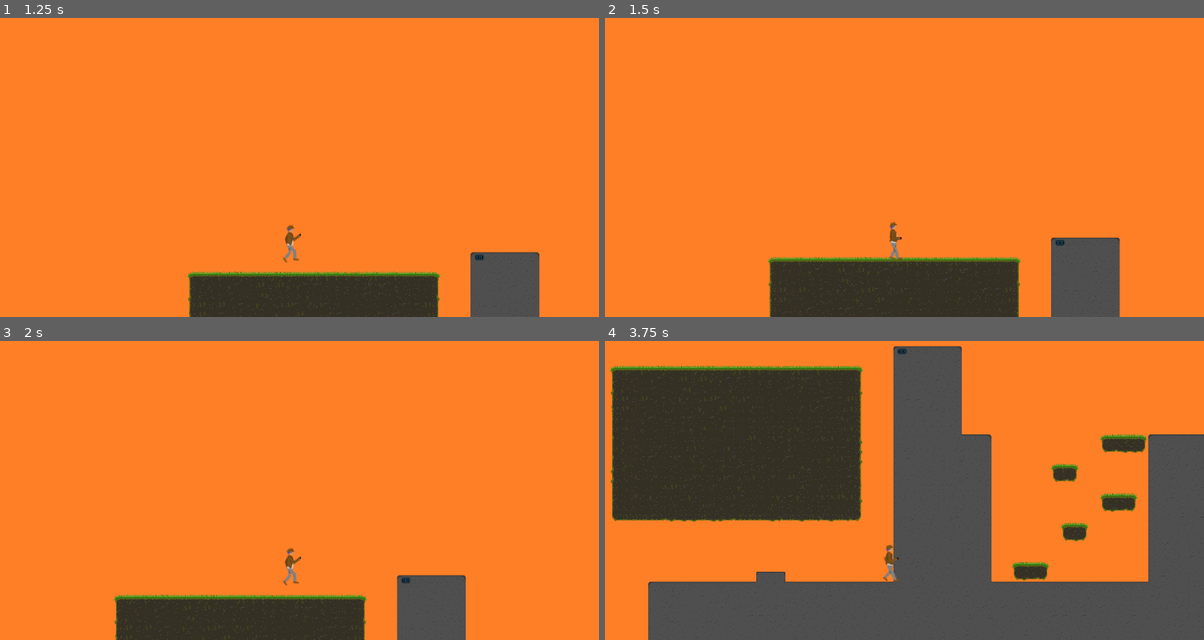
Above: before the commit, frames 1-4 (two rows, left to right).
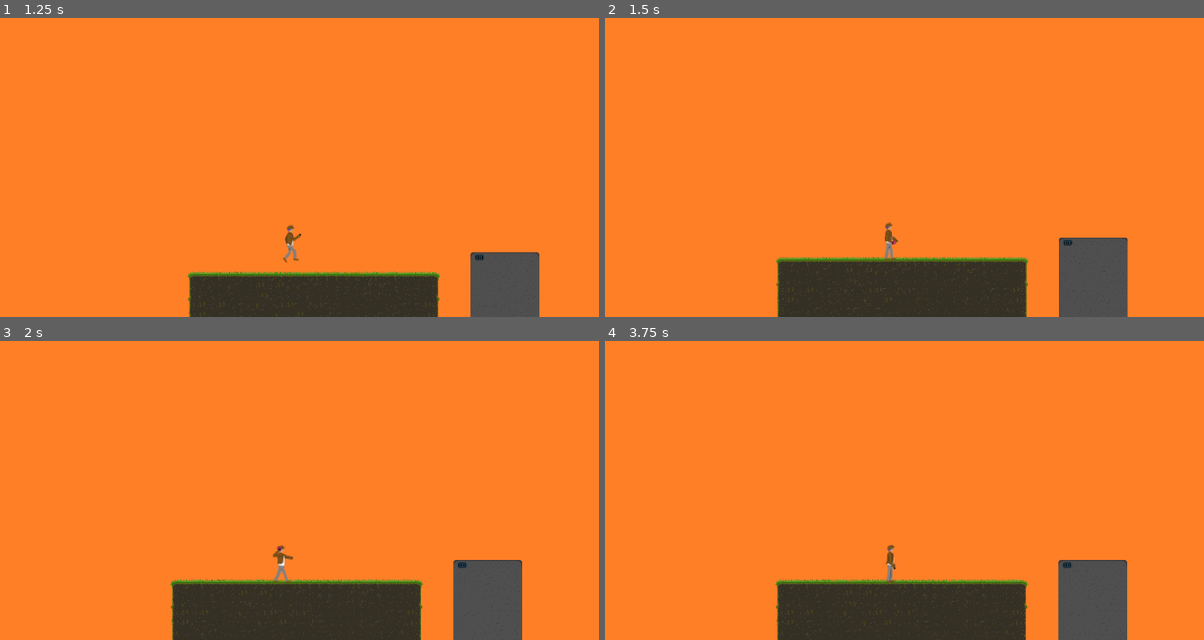
Above: after the commit, the same moments.

Repository: Pfeifenreiniger/NeonRelic
Game: Godot game, scene res://scenes/levels/test_level/test_level.tscn
Two runs of this game, one before a commit and one after it. Both use one fixed random seed, a clock stepped at 60 frames per second and the inputs below.
Inputs:
- Up to frame 1 (1.25 s): tap Enter (ingame_climb_up_ledge) at 0.5 s; hold Right (ingame_move_right) from 0.53 s (still down); hold S (ingame_duck) from 0.53 s (still down); tap W (ingame_jump) at 0.77, 1.07 s; tap Space (ingame_whip_attack, bound only after the commit) at 0.8 s
- Up to frame 2 (1.5 s): keep holding Right (ingame_move_right); release S (ingame_duck) at 1.28 s; tap Space (ingame_whip_attack, bound only after the commit) at 1.35 s
- Up to frame 3 (2 s): keep holding Right (ingame_move_right); tap W (ingame_jump) at 1.52, 1.55, 1.82 s
- Up to frame 4 (3.75 s): release Right (ingame_move_right) at 2.03 s; hold A (ingame_move_left) 2.03-2.78 s; hold W (ingame_jump) 2.03-2.78 s; tap S (ingame_duck) at 2.3, 2.85 s; hold Right (ingame_move_right) from 2.78 s (still down); tap W (ingame_jump) at 3.02, 3.32 s; tap Space (ingame_whip_attack, bound only after the commit) at 3.05 s; hold Space (ingame_whip_attack, bound only after the commit) from 3.53 s (still down)

Frame 1 is identical in both runs. In frame 2, 2.0% of the frame differs, in the area x 27-88%, y 68-100%; in frame 3, 9.7%; in frame 4, 56%, in the area x 0-100%, y 1-100%.

Commit message:
added attack animations and whip attack charge logic

Diff:
--- a/project.godot
+++ b/project.godot
@@ -52,6 +52,11 @@
 "events": [Object(InputEventKey,"resource_local_to_scene":false,"resource_name":"","device":-1,"window_id":0,"alt_press …(182 unchanged characters)…
 ]
 }
+ingame_whip_attack={
+"deadzone": 0.5,
+"events": [Object(InputEventKey,"resource_local_to_scene":false,"resource_name":"","device":-1,"window_id":0,"alt_pressed":false,"shift_pressed":false,"ctrl_pressed":false,"meta_pressed":false,"pressed":false,"keycode":0,"physical_keycode":32,"key_label":0,"unicode":32,"echo":false,"script":null)
+]
+}
 
 [layer_names]
 
--- a/scenes/entities/player/player.gd
+++ b/scenes/entities/player/player.gd
@@ -16,12 +16,18 @@
 var BASE_GRAVITY = ProjectSettings.get_setting("physics/2d/default_gravity")
 var current_gravity = BASE_GRAVITY
 
-#---player y-movement properties---#
+# player movement properties
 var to_duck:bool = false
 var is_duck:bool = false
 var will_duck:bool = false
 var is_jumping:bool = false
 var is_falling:bool = false
+var is_attacking:bool = false
+
+# ledge climbing properties
+@onready var ledge_climb_area:Area2D = $LedgeClimbArea
+var current_ledge_to_climb_area:Area2D = null
+var is_climbing_ledge:bool = false
 
 
 ###------ANIMATION RELATED PROPERTIES------###
@@ -42,10 +48,10 @@
 var hit_box_y_reduced:float = 12
 
 
-###------OTHER PROPERTIES------###
-@onready var ledge_climb_area:Area2D = $LedgeClimbArea
-var current_ledge_to_climb_area:Area2D = null
-var is_climbing_ledge:bool = false
+###------ATTACKING RELATED PROPERTIES------###
+@onready var weapon_handler:Node = $PlayerWeaponHandler
+var can_whip_attack_charge:bool = true
+
 
 func _ready():
 	# set up animations
@@ -58,7 +64,6 @@
 	ledge_climb_area.area_exited.connect(on_ledge_area_exited)
 
 
-
 func _process(_delta):
 	# check if player released ducking key
 	controls_handler.check_player_duck_key_input_status()
@@ -68,8 +73,8 @@
 
 
 func _physics_process(delta):
-	# move player
-	controls_handler.move(delta)
+	# check for player key inputs and move player
+	controls_handler.check_ingame_control_key_inputs(delta)
 
 
 func resize_hit_box(to_full:bool=false, reduce:bool=false):
@@ -81,6 +86,8 @@
 		hit_box.shape.set_height(hit_box_height_reduced)
 
 
+###----------CONNECTED SIGNALS----------###
+
 func on_ledge_area_entered(area):
 	if "ledge_to_climb" in area:
 		current_ledge_to_climb_area = area
--- a/scenes/entities/player/player.tscn
+++ b/scenes/entities/player/player.tscn
@@ -11,6 +11,7 @@
 [ext_resource type="Texture2D" uid="uid://c1c1sroql3eoe" path="res://scenes/entities/player/sprites/duck_left/duck_left_f3.png" id="4_g7776"]
 [ext_resource type="Texture2D" uid="uid://df5wqpmhfkwlo" path="res://scenes/entities/player/sprites/run_left/run_left_f4.png" id="4_sxs0h"]
 [ext_resource type="Texture2D" uid="uid://dwfnrulsc6tqc" path="res://scenes/entities/player/sprites/climb_up_ledge_left/climb_up_ledge_left_f1.png" id="4_tyi1g"]
+[ext_resource type="PackedScene" uid="uid://db8f531m7stmm" path="res://scenes/entities/player/player_weapon_handler.tscn" id="4_x6e0m"]
 [ext_resource type="Texture2D" uid="uid://b4yy7fo7v63dm" path="res://scenes/entities/player/sprites/run_left/run_left_f5.png" id="5_4fslw"]
 [ext_resource type="Texture2D" uid="uid://ddtgfg3bgti44" path="res://scenes/entities/player/sprites/duck_left/duck_left_f4.png" id="5_gt8rc"]
 [ext_resource type="Texture2D" uid="uid://b8jjd03gpgmtw" path="res://scenes/entities/player/sprites/climb_up_ledge_left/climb_up_ledge_left_f2.png" id="5_kt4qv"]
@@ -544,6 +545,8 @@
 
 [node name="PlayerAnimationsHandler" parent="." instance=ExtResource("3_8ebf5")]
 
+[node name="PlayerWeaponHandler" parent="." instance=ExtResource("4_x6e0m")]
+
 [node name="HitBox" type="CollisionShape2D" parent="."]
 position = Vector2(0, 4)
 shape = SubResource("CapsuleShape2D_fxymx")
@@ -556,6 +559,4 @@
 
 [node name="Animations" type="AnimatedSprite2D" parent="."]
 sprite_frames = SubResource("SpriteFrames_v81g4")
-animation = &"stand_whip_attack_left_2"
-frame = 5
-frame_progress = 1.0
+animation = &"stand_whip_attack_left_1"
--- a/scenes/entities/player/player_animations_handler.gd
+++ b/scenes/entities/player/player_animations_handler.gd
@@ -1,6 +1,10 @@
 extends Node
 
 @onready var player:CharacterBody2D = get_tree().get_first_node_in_group('player')
+
+
+func _process(_delta):
+	check_player_whip_attack_charge()
 
 
 func select_animation() -> void:
@@ -14,7 +18,7 @@
 		player.animation_frames_forwards = true
 
 
-func climb_up_ledge(direction:String):
+func climb_up_ledge(direction:String) -> void:
 	# tween config
 	var tween = get_tree().create_tween()
 	var animation_duration:float = 0.9
@@ -33,6 +37,15 @@
 
 	tween.tween_property(player, "global_position", Vector2(to_pos_x, to_pos_y), animation_duration)
 
+
+func check_player_whip_attack_charge():
+	if "whip_attack" in player.current_animation:
+		if "1" in player.current_animation:
+			if not player.animations.is_playing():
+				on_animation_finished()
+
+
+###----------CONNECTED SIGNALS----------###
 
 func on_animation_finished():
 	if player.loop_animation:
@@ -72,3 +85,28 @@
 			player.current_animation = "stand_left"
 		else:
 			player.current_animation = "stand_right"
+
+	elif player.is_attacking:
+		# whip attack
+		if "whip_attack" in player.current_animation:
+			var side = ""
+			if "right" in player.current_animation:
+				side = "right"
+			else:
+				side = "left"
+			if "1" in player.current_animation:
+				if not player.weapon_handler.current_weapon.charges_whip_attack:
+					# ToDo: if charge animation was played -> stop it
+					player.current_animation = "stand_whip_attack_%s_2" % side
+					player.animation_to_change = true
+					player.can_whip_attack_charge = false
+					player.weapon_handler.current_weapon.reset_whip_attack_damage()
+				else:
+					player.animations.pause()
+					# ToDo: display charge animation
+			else:
+				player.loop_animation = true
+				player.animation_to_change = true
+				player.current_animation = "stand_%s" % side
+				player.is_attacking = false
+				player.can_whip_attack_charge = true
--- a/scenes/entities/player/player_controls_handler.gd
+++ b/scenes/entities/player/player_controls_handler.gd
@@ -8,54 +8,6 @@
 
 func _ready():
 	jump_button_press_timer.timeout.connect(on_jump_button_press_timer_timeout)
-
-
-func check_player_duck_key_input_status():
-	# check if player does not want to duck anymore
-	if player.direction.x == 0 and Input.is_action_just_released("ingame_duck"):
-		if player.is_duck:
-			player.is_duck = false
-			player.to_duck = true
-			player.resize_hit_box(true, false)
-
-		elif player.to_duck:
-			# play remaining to-duck animation backwards
-			var last_frame:int = player.animations.frame
-			player.animations.stop()
-			player.animations.set_frame(last_frame)
-
-		player.will_duck = false
-		player.loop_animation = false
-		ingame_camera.desc_camera_y_axis = false
-		ingame_camera.asc_camera_y_axis = true
-
-		if "left" in player.current_animation:
-			player.current_animation = "to_duck_left"
-			player.animations.play_backwards(player.current_animation)
-		else:
-			player.current_animation = "to_duck_right"
-			player.animations.play_backwards(player.current_animation)
-
-
-func check_if_player_can_horizontally_move() -> bool:
-	if not player.to_duck and not player.is_duck and not player.is_jumping and not player.is_falling and not player.is_climbing_ledge:
-		return true
-	else:
-		return false
-
-
-func check_if_player_is_vertically_moving() -> bool:
-	if player.is_falling or player.is_jumping:
-		return true
-	else:
-		return false
-
-
-func check_if_player_is_ducking() -> bool:
-	if player.to_duck or player.is_duck:
-		return true
-	else:
-		return false
 
 
 func move_x() -> void:
@@ -114,8 +66,8 @@
 		if player.is_falling:
 			player.is_falling = false
 			player.direction.y = 0
-		# ground-y-movement only possible when player's not currently climbing up a ledge
-		if not player.is_climbing_ledge:
+		# ground-y-movement only possible when player's not currently climbing up a ledge or is attacking
+		if not player.is_climbing_ledge and not player.is_attacking:
 			# player jumping
 			if Input.is_action_pressed("ingame_jump") and not check_if_player_is_ducking():
 				action_input_jump()
@@ -125,10 +77,77 @@
 
 
 func move(delta):
-	action_input_climb_up_ledge()
+	player.move_and_slide()
+
+
+func check_ingame_control_key_inputs(delta):
+	check_input_climb_up_ledge()
+	check_input_whip_attack()
 	move_x()
 	move_y(delta)
-	player.move_and_slide()
+	move(delta)
+
+
+func check_if_player_can_horizontally_move() -> bool:
+	if not player.to_duck and not player.is_duck and not player.is_jumping and not player.is_falling and not player.is_climbing_ledge and not player.is_attacking:
+		return true
+	else:
+		return false
+
+
+func check_if_player_is_vertically_moving() -> bool:
+	if player.is_falling or player.is_jumping:
+		return true
+	else:
+		return false
+
+
+func check_if_player_is_ducking() -> bool:
+	if player.to_duck or player.is_duck:
+		return true
+	else:
+		return false
+
+
+func check_player_duck_key_input_status():
+	# check if player does not want to duck anymore
+	if player.direction.x == 0 and Input.is_action_just_released("ingame_duck"):
+		if player.is_duck:
+			player.is_duck = false
+			player.to_duck = true
+			player.resize_hit_box(true, false)
+
+		elif player.to_duck:
+			# play remaining to-duck animation backwards
+			var last_frame:int = player.animations.frame
+			player.animations.stop()
+			player.animations.set_frame(last_frame)
+
+		player.will_duck = false
+		player.loop_animation = false
+		ingame_camera.desc_camera_y_axis = false
+		ingame_camera.asc_camera_y_axis = true
+
+		if "left" in player.current_animation:
+			player.current_animation = "to_duck_left"
+			player.animations.play_backwards(player.current_animation)
+		else:
+			player.current_animation = "to_duck_right"
+			player.animations.play_backwards(player.current_animation)
+
+
+func action_input_duck():
+	if player.direction.x == 0 and not check_if_player_is_ducking():
+		player.to_duck = true
+		player.will_duck = true
+		if "left" in player.current_animation:
+			player.current_animation = "to_duck_left"
+		else:
+			player.current_animation = "to_duck_right"
+		player.loop_animation = false
+		player.animation_to_change = true
+		ingame_camera.asc_camera_y_axis = false
+		ingame_camera.desc_camera_y_axis = true
 
 
 func action_input_jump():
@@ -145,25 +164,16 @@
 		jump_button_press_timer.start()
 
 
-func action_input_duck():
-	if player.direction.x == 0 and not check_if_player_is_ducking():
-		player.to_duck = true
-		player.will_duck = true
-		if "left" in player.current_animation:
-			player.current_animation = "to_duck_left"
-		else:
-			player.current_animation = "to_duck_right"
-		player.loop_animation = false
-		player.animation_to_change = true
-		ingame_camera.asc_camera_y_axis = false
-		ingame_camera.desc_camera_y_axis = true
+func check_input_climb_up_ledge():
+	if Input.is_action_pressed("ingame_climb_up_ledge"):
+		action_input_climb_up_ledge()
 
 
 func action_input_climb_up_ledge():
 	# if player is currently in an ledge area -> can climb up (if player is facing correct ledge side)
 	if player.current_ledge_to_climb_area != null:
 		if player.ledge_climb_area.overlaps_area(player.current_ledge_to_climb_area):
-			if Input.is_action_pressed("ingame_climb_up_ledge") and not player.is_climbing_ledge and check_if_ledge_side_fits(player.current_ledge_to_climb_area):
+			if not player.is_climbing_ledge and check_if_ledge_side_fits(player.current_ledge_to_climb_area):
 				player.is_jumping = false
 				player.is_falling = false
 				player.is_climbing_ledge = true
@@ -186,6 +196,43 @@
 		return false
 
 
+func check_input_whip_attack():
+	if Input.is_action_pressed("ingame_whip_attack"):
+		if not player.is_attacking:
+			# initial input
+			action_input_init_whip_attack()
+			player.weapon_handler.select_current_weapon("whip")
+		else:
+			if not player.weapon_handler.current_weapon.charges_whip_attack and player.can_whip_attack_charge:
+				player.weapon_handler.current_weapon.charges_whip_attack = true
+				player.can_whip_attack_charge = false
+	else:
+		if player.weapon_handler.current_weapon != null and 'IS_WHIP' in player.weapon_handler.current_weapon:
+			if player.weapon_handler.current_weapon.charges_whip_attack:
+				player.weapon_handler.current_weapon.charges_whip_attack = false
+				player.can_whip_attack_charge = false
+
+
+func action_input_init_whip_attack():
+	if player.is_duck:
+		pass
+		# ToDo: implement player ducking whip attacks
+	else:
+		# do standing whip attack if player's on ground
+		if check_if_player_can_horizontally_move():
+			if not player.is_attacking:
+				player.can_whip_attack_charge = true
+				player.direction.x = 0
+				player.velocity.x = 0
+				player.is_attacking = true
+				player.loop_animation = false
+				player.animation_to_change = true
+				if "right" in player.current_animation:
+					player.current_animation = "stand_whip_attack_right_1"
+				else:
+					player.current_animation = "stand_whip_attack_left_1"
+
+
 ###----------CONNECTED SIGNALS----------###
 
 func on_jump_button_press_timer_timeout():
--- /dev/null
+++ b/scenes/entities/player/player_weapon_handler.gd
@@ -0,0 +1,10 @@
+extends Node
+
+var current_weapon
+
+
+func select_current_weapon(weapon_name:String) -> void:
+	if weapon_name == "whip":
+		current_weapon = $Weapons/Whip
+	else:
+		return
--- /dev/null
+++ b/scenes/entities/player/player_weapon_handler.tscn
@@ -0,0 +1,11 @@
+[gd_scene load_steps=3 format=3 uid="uid://db8f531m7stmm"]
+
+[ext_resource type="PackedScene" uid="uid://cxdgx3ybjqixq" path="res://scenes/weapons/whip/whip.tscn" id="1_1yalu"]
+[ext_resource type="Script" path="res://scenes/entities/player/player_weapon_handler.gd" id="1_x4kyb"]
+
+[node name="PlayerWeaponHandler" type="Node"]
+script = ExtResource("1_x4kyb")
+
+[node name="Weapons" type="Node2D" parent="."]
+
+[node name="Whip" parent="Weapons" instance=ExtResource("1_1yalu")]
--- /dev/null
+++ b/scenes/weapons/whip/whip.gd
@@ -0,0 +1,47 @@
+extends AnimatedSprite2D
+
+
+const IS_WHIP = true
+
+const WHIP_ATTACK_INIT_DAMAGE:int = 10
+const WHIP_ATTACK_MAX_DAMAGE:int = 60
+const WHIP_ATTACK_DAMAGE_INCREASE:int = 10
+var current_whip_attack_damage:int = WHIP_ATTACK_INIT_DAMAGE
+var charges_whip_attack:bool = false
+
+@onready var charge_timer:Timer = $ChargeTimer
+var started_charge_timer:bool = false
+
+
+func _ready():
+	charge_timer.timeout.connect(on_charge_timer_timeout)
+
+
+func _process(delta):
+	if charges_whip_attack and not started_charge_timer:
+		charge_timer.start()
+		started_charge_timer = true
+		print("Starte Charge")
+	elif not charges_whip_attack and started_charge_timer:
+		print("Stoppe Charge")
+		charge_timer.stop()
+		started_charge_timer = false
+
+
+func increase_whip_attack_damage():
+	current_whip_attack_damage += WHIP_ATTACK_DAMAGE_INCREASE
+	print("CHARGE! MEIN DAMAGE LAUTET %s" % current_whip_attack_damage)
+
+
+func reset_whip_attack_damage():
+	current_whip_attack_damage = WHIP_ATTACK_INIT_DAMAGE
+
+###----------CONNECTED SIGNALS----------###
+
+func on_charge_timer_timeout():
+	if current_whip_attack_damage < WHIP_ATTACK_MAX_DAMAGE:
+		print("und erhoehe damage!")
+		increase_whip_attack_damage()
+	else:
+		print("Am Maximum angekommen")
+		charges_whip_attack = false
--- /dev/null
+++ b/scenes/weapons/whip/whip.tscn
@@ -0,0 +1,12 @@
+[gd_scene load_steps=3 format=3 uid="uid://cxdgx3ybjqixq"]
+
+[ext_resource type="Script" path="res://scenes/weapons/whip/whip.gd" id="1_74wq3"]
+
+[sub_resource type="SpriteFrames" id="SpriteFrames_e6udn"]
+
+[node name="Whip" type="AnimatedSprite2D"]
+sprite_frames = SubResource("SpriteFrames_e6udn")
+script = ExtResource("1_74wq3")
+
+[node name="ChargeTimer" type="Timer" parent="."]
+wait_time = 0.25
Not shown: 1 places in scenes/entities/player/player.tscn that only renumber resources
